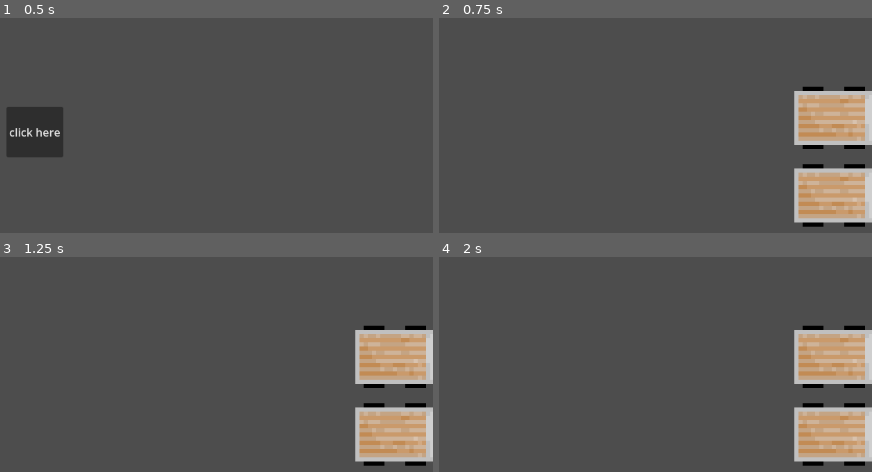
Above: before the commit, frames 1-4 (two rows, left to right).
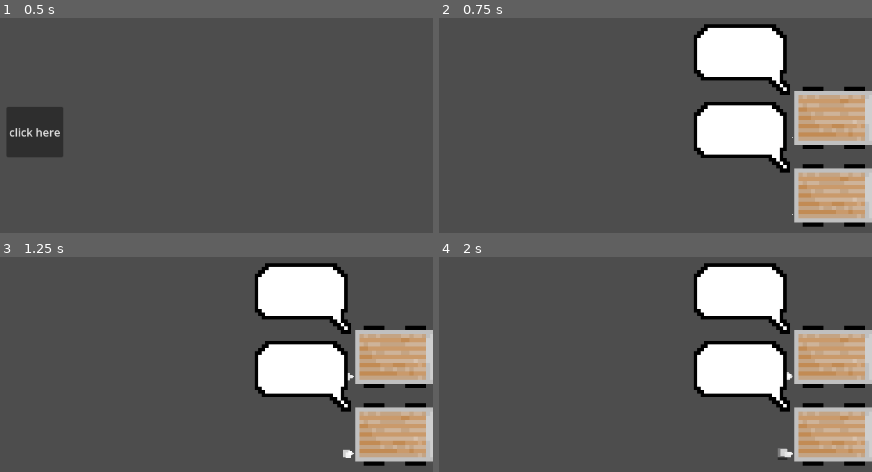
Above: after the commit, the same moments.

Repository: Bratah123/NewYearNewSkillsJam
Game: Godot game, scene res://game/main_menu.tscn
Two runs of this game, one before a commit and one after it. Both use one fixed random seed, a clock stepped at 60 frames per second and the inputs below.
Inputs:
- Up to frame 1 (0.5 s): no input
- Up to frame 2 (0.75 s): click "click here" at 0.5 s
- Up to frame 3 (1.25 s): no input
- Up to frame 4 (2 s): tap Enter at 1.25 s

Frame 1 is identical in both runs. In frame 2, 11% of the frame differs, in the area x 58-82%, y 2-92%; in frame 3, 11%; in frame 4, 11%, in the area x 58-82%, y 2-95%.

Commit message:
FEAT: Add minecraft font and particle emitters for trucks

Diff:
--- a/game/truck.tscn
+++ b/game/truck.tscn
@@ -1,17 +1,61 @@
-[gd_scene load_steps=3 format=3 uid="uid://bonbjxcg5jnt1"]
+[gd_scene load_steps=11 format=3 uid="uid://bonbjxcg5jnt1"]
 
 [ext_resource type="Texture2D" uid="uid://dwckgk0up8lmb" path="res://assets/truck.png" id="1_3seo8"]
+[ext_resource type="Texture2D" uid="uid://c27xwjdc5tegl" path="res://assets/text_bubble.png" id="2_pf5iv"]
 
 [sub_resource type="RectangleShape2D" id="RectangleShape2D_ia4ro"]
 size = Vector2(27, 13)
+
+[sub_resource type="Gradient" id="Gradient_m2f77"]
+offsets = PackedFloat32Array(0, 0.0163934, 1)
+colors = PackedColorArray(0, 0, 0, 1, 1, 1, 1, 1, 0.885246, 0.885246, 0.885246, 1)
+
+[sub_resource type="GradientTexture1D" id="GradientTexture1D_jht0d"]
+gradient = SubResource("Gradient_m2f77")
+
+[sub_resource type="Gradient" id="Gradient_ierx5"]
+offsets = PackedFloat32Array(0.639344, 1)
+colors = PackedColorArray(1, 1, 1, 1, 0, 0, 0, 1)
+
+[sub_resource type="GradientTexture1D" id="GradientTexture1D_d5pwg"]
+gradient = SubResource("Gradient_ierx5")
+
+[sub_resource type="Curve" id="Curve_3haoj"]
+_data = [Vector2(0, 0), 0.0, 0.0, 0, 0, Vector2(1, 1), 0.0, 0.0, 0, 0]
+point_count = 2
+
+[sub_resource type="CurveTexture" id="CurveTexture_j4xhl"]
+curve = SubResource("Curve_3haoj")
+
+[sub_resource type="ParticleProcessMaterial" id="ParticleProcessMaterial_8ag16"]
+particle_flag_disable_z = true
+gravity = Vector3(-98, 0, 0)
+scale_min = 14.24
+scale_max = 14.24
+scale_curve = SubResource("CurveTexture_j4xhl")
+color_ramp = SubResource("GradientTexture1D_d5pwg")
+color_initial_ramp = SubResource("GradientTexture1D_jht0d")
+turbulence_enabled = true
+turbulence_noise_strength = 0.0
+turbulence_noise_scale = 0.0
 
 [node name="Truck" type="Area2D"]
 texture_filter = 1
 scale = Vector2(6, 6)
 
-[node name="Sprite" type="Sprite2D" parent="."]
+[node name="TruckSprite" type="Sprite2D" parent="."]
+texture_filter = 1
 texture = ExtResource("1_3seo8")
 
 [node name="CollisionShape2D" type="CollisionShape2D" parent="."]
 position = Vector2(-0.5, 0.5)
 shape = SubResource("RectangleShape2D_ia4ro")
+
+[node name="TextBubbleSprite" type="Sprite2D" parent="."]
+position = Vector2(-26.1667, -11)
+scale = Vector2(0.861979, 0.846354)
+texture = ExtResource("2_pf5iv")
+
+[node name="GPUParticles2D" type="GPUParticles2D" parent="."]
+position = Vector2(-14.1667, 5.16667)
+process_material = SubResource("ParticleProcessMaterial_8ag16")
Binary file added: assets/fonts/Minecraft.ttf
Not shown, added: assets/fonts/Minecraft.ttf.import
Not shown: 1 places in game/game.tscn that only renumber resources
